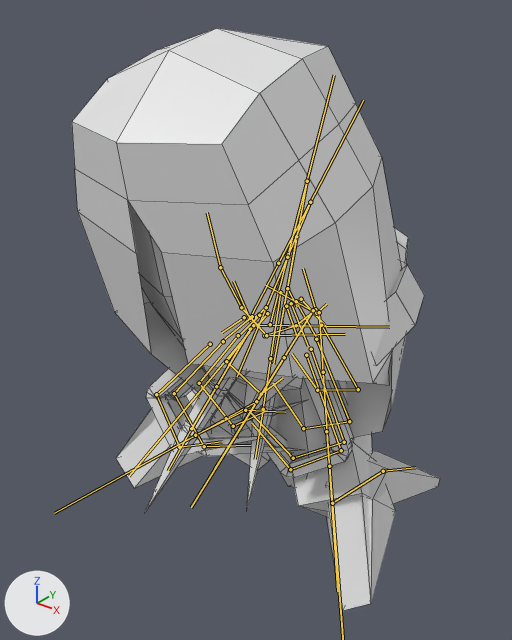
The FBX model Assets/Models/Ghost/sk_ghost_opening.fbx as it was, and as the next commit left it.
Before and after are seen from a camera (50 mm lens) standing at (0.437, -0.629, 1.235) and looking at (-0.008, -0.073, 0.89). Lighting does not change. The marker at lower left points along +X, +Y and +Z. The older version comes first. Both versions are drawn at frame 14 of the action 'Scene'; the numbers are the values there. The bones that change, and the others that lie on the model, are drawn over the model as lines. Mesh edges are drawn as thin lines.

The first picture shows 'GHOST'.
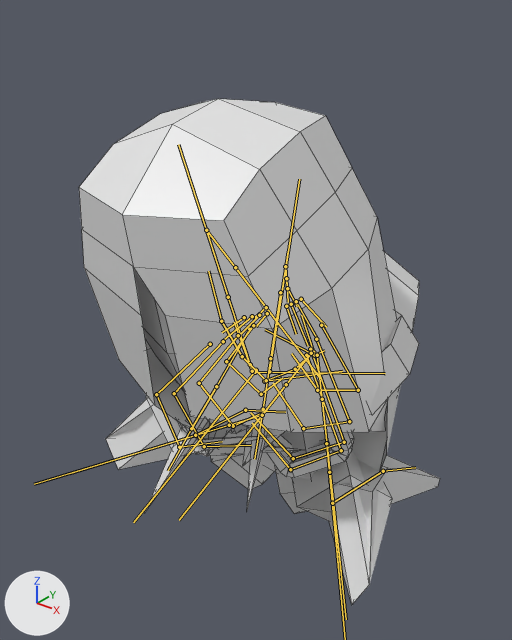
Pixel boxes [x1, y1, x2, y2] of what changed, in the pictures (512 x 640 px):
'GHOST', posed (13% shorter)
    before: [72, 28, 440, 611]
    after: [79, 99, 440, 604]
bone 'DEF-spine', root to tip
    before: (316, 313) to (303, 268)
    after: (314, 355) to (301, 315)
bone 'DEF-upper_arm.L', root to tip
    before: (270, 324) to (314, 153)
    after: (269, 371) to (288, 251)
bone 'DEF-upper_arm.L.001', root to tip
    before: (288, 254) to (334, 75)
    after: (277, 323) to (299, 179)
bone 'DEF-forearm.L', root to tip
    before: (307, 181) to (282, 318)
    after: (285, 266) to (287, 294)
bone 'DEF-upper_arm.R', root to tip
    before: (250, 318) to (326, 171)
    after: (250, 364) to (200, 210)
bone 'DEF-upper_arm.R.001', root to tip
    before: (278, 263) to (363, 100)
    after: (228, 297) to (178, 144)
bone 'DEF-forearm.R', root to tip
    before: (310, 202) to (256, 331)
    after: (206, 230) to (286, 333)
bone 'DEF-thigh.L', root to tip
    before: (319, 312) to (333, 531)
    after: (317, 355) to (341, 572)
bone 'DEF-thigh.L.001', root to tip
    before: (323, 372) to (337, 591)
    after: (322, 399) to (346, 619)
bone 'DEF-thigh.R', root to tip
    before: (313, 310) to (214, 469)
    after: (311, 353) to (200, 493)
bone 'DEF-thigh.R.001', root to tip
    before: (284, 357) to (191, 507)
    after: (286, 384) to (179, 520)
bone 'DEF-shin.R', root to tip
    before: (256, 401) to (84, 496)
    after: (262, 415) to (69, 473)
bone 'DEF-shin.R.001', root to tip
    before: (226, 418) to (54, 513)
    after: (229, 425) to (34, 484)

The change in detail:
Bone 'DEF-spine' (bone_def_spine) moves from (0.0, 0.155, -0.021) to (0.0, 0.096, -0.018).
Bone 'DEF-upper_arm.L' (bone_def_upper_arm_l) turns from (-34, 51, 120) to (114, -73, 41) degrees about its own x, y and z.
Bone 'DEF-upper_arm.L.001' (bone_def_upper_arm_l_001) moves from (0.0, -0.046, 0.0) to (0.0, -0.041, 0.0).
Bone 'DEF-upper_arm.L.001' (bone_def_upper_arm_l_001) turns from (0, 11, 0) to (0, -20, 0) degrees about its own x, y and z.
Bone 'DEF-forearm.L' (bone_def_forearm_l) moves from (0.0, -0.091, 0.009) to (0.0, -0.082, 0.008).
Bone 'DEF-forearm.L' (bone_def_forearm_l) turns from (7, 76, -158) to (60, -85, 86) degrees about its own x, y and z.
Bone 'DEF-hand.L' (bone_def_hand_l) moves from (-0.014, -0.09, -0.011) to (-0.014, -0.091, -0.011).
Bone 'DEF-hand.L' (bone_def_hand_l) turns from (7, -38, 27) to (84, -41, -18) degrees about its own x, y and z.
Bone 'DEF-upper_arm.R' (bone_def_upper_arm_r) turns from (-150, -9, -4) to (2, 13, -132) degrees about its own x, y and z.
Bone 'DEF-upper_arm.R.001' (bone_def_upper_arm_r_001) moves from (0.0, -0.049, 0.0) to (0.0, -0.043, 0.0).
Bone 'DEF-upper_arm.R.001' (bone_def_upper_arm_r_001) turns from (0, -3, 0) to (0, 19, 0) degrees about its own x, y and z.
Bone 'DEF-forearm.R' (bone_def_forearm_r) moves from (0.0, -0.098, 0.009) to (0.0, -0.086, 0.008).
Bone 'DEF-forearm.R' (bone_def_forearm_r) turns from (162, -66, 12) to (-9, 72, -163) degrees about its own x, y and z.
Bone 'DEF-hand.R' (bone_def_hand_r) moves from (0.013, -0.085, -0.01) to (0.014, -0.091, -0.011).
Bone 'DEF-hand.R' (bone_def_hand_r) turns from (41, -36, -29) to (103, 16, -49) degrees about its own x, y and z.
Bone 'DEF-thigh.L' (bone_def_thigh_l) turns from (-46, -26, -3) to (-48, -27, -7) degrees about its own x, y and z.
Bone 'DEF-thigh.L.001' (bone_def_thigh_l_001) moves from (0.0, -0.104, 0.0) to (0.0, -0.121, 0.0).
Bone 'DEF-thigh.L.001' (bone_def_thigh_l_001) turns from (0, 46, 0) to (0, 43, 0) degrees about its own x, y and z.
Bone 'DEF-shin.L' (bone_def_shin_l) moves from (0.013, -0.207, 0.007) to (0.015, -0.242, 0.008).
Bone 'DEF-shin.L' (bone_def_shin_l) turns from (63, 131, 49) to (67, 140, 45) degrees about its own x, y and z.
Bone 'DEF-shin.L.001' (bone_def_shin_l_001) turns from (0, -74, 0) to (0, -67, 0) degrees about its own x, y and z.
Bone 'DEF-foot.L' (bone_def_foot_l) turns from (60, -119, 61) to (95, -122, 27) degrees about its own x, y and z.
Bone 'DEF-thigh.R' (bone_def_thigh_r) turns from (-46, 26, 3) to (-48, 27, 7) degrees about its own x, y and z.
Bone 'DEF-thigh.R.001' (bone_def_thigh_r_001) moves from (0.0, -0.104, 0.0) to (0.0, -0.121, 0.0).
Bone 'DEF-thigh.R.001' (bone_def_thigh_r_001) turns from (0, -46, 0) to (0, -43, 0) degrees about its own x, y and z.
Bone 'DEF-shin.R' (bone_def_shin_r) moves from (-0.013, -0.207, 0.007) to (-0.015, -0.242, 0.008).
Bone 'DEF-shin.R' (bone_def_shin_r) turns from (63, -131, -49) to (67, -140, -45) degrees about its own x, y and z.
Bone 'DEF-shin.R.001' (bone_def_shin_r_001) turns from (0, 74, 0) to (0, 67, 0) degrees about its own x, y and z.
Bone 'DEF-foot.R' (bone_def_foot_r) turns from (60, 119, -61) to (95, 122, -27) degrees about its own x, y and z.
